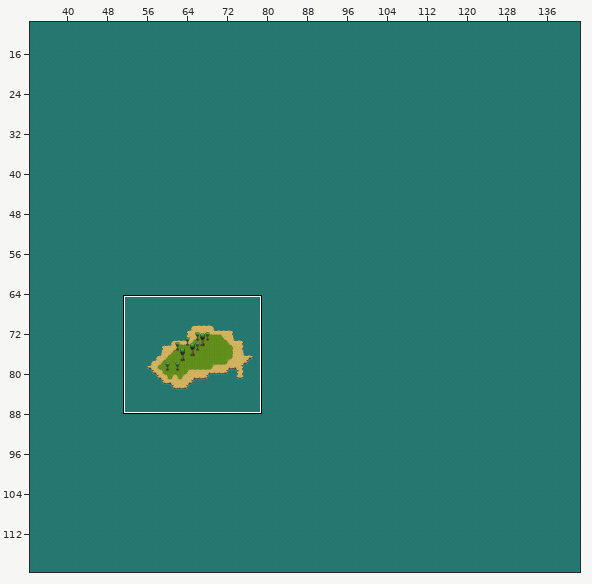
Tiled map, stored at semtb001MajorAssignment/android/assets/mapFiles/level4.tmx. The picture above shows the old version from afar; the outline marks the close-up.
Close-up. The starting point:
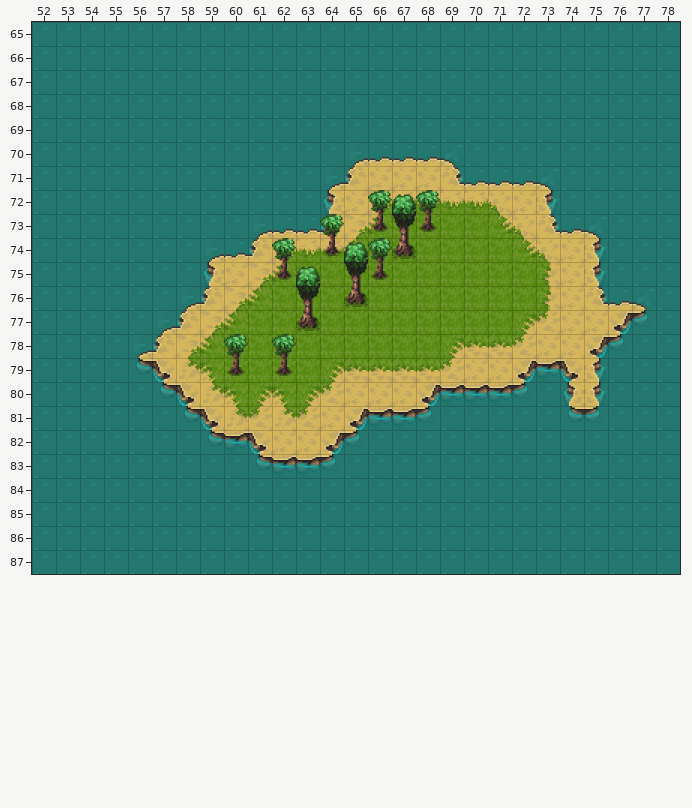
Cells are 32x32 px. Shown: x 52..78, y 65..87.
After the commit:
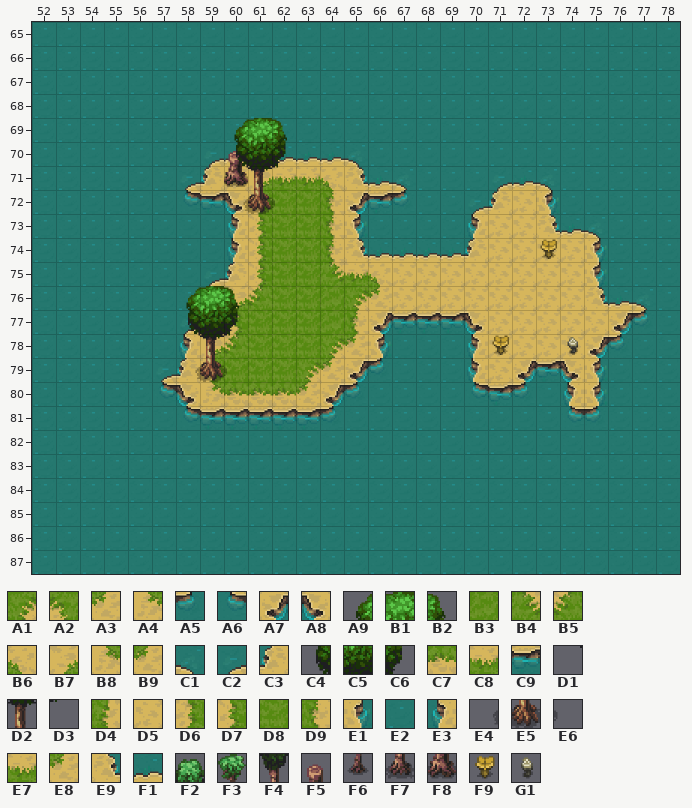
Key: from "!CL_DEMO_32x32": A1 7, A2 8, A3 9, A4 10, A5 15, A6 16, A7 17, A8 18, A9 36, B1 37, B2 38, B3 42, B4 47, B5 48, B6 49, B7 50, B8 51, B9 52, C1 55, C2 56, C3 58, C4 76, C5 77, C6 78, C7 88, C8 91, C9 96, D1 116, D2 117, D3 118, D4 127, D5 128, D6 129, D7 130, D8 131, D9 132, E1 135, E2 136, E3 137, E4 156, E5 157, E6 158, E7 168, E8 172, E9 175, F1 176, F2 262, F3 300, F4 302, F5 310, F6 340, F7 342, F8 350, F9 511, G1 513.
__ is an empty cell, ## one hidden under a higher layer.
Diff:
Layer "water":
y 71: x 59..63 E2 E2 E2 E2 E2 -> __ __ __ __ __; x 68 __ -> E2
y 72: x 61..63 E2 E2 E2 -> __ __ __; x 68..69 __ __ -> E2 E2
y 73: x 66..69 __ __ __ __ -> E2 E2 E2 E2
y 78..79: x 67..69 __ __ __ -> E2 E2 E2
y 80: x 66..67 __ __ -> E2 E2
y 82: x 62..63 __ __ -> E2 E2
Layer "grass":
y 70: x 59..60 __ __ -> C2 F1; x 62..69 __ __ __ C2 F1 F1 F1 C1 -> F1 F1 F1 C1 __ __ __ __
y 71: x 58..71 __ __ __ __ __ __ C2 C3 D5 D5 D5 E9 F1 F1 -> C2 C3 D5 B7 E7 E7 B6 E9 F1 C1 __ __ __ C2
y 72: x 58..71 __ __ __ __ __ __ E3 D5 B7 E7 E7 E7 E7 B6 -> A6 C9 A8 D7 D8 D8 D9 A7 C9 A5 __ __ C2 C3
y 73: x 60..72 __ C2 F1 F1 C3 B7 B5 D8 D8 D8 D8 B4 B6 -> E3 D7 D8 D8 D9 E1 __ __ __ __ E3 D5 D5
y 74: x 59..73 C2 F1 C3 B7 C8 C8 B5 D8 D8 D8 D8 D8 D8 B4 B6 -> __ E3 D7 D8 D8 D9 E9 F1 F1 F1 F1 C3 D5 D5 D5
y 75: x 59..62 E3 D5 B7 B5 -> C2 C3 D7 D8; x 64..73 D8 D8 D8 D8 D8 D8 D8 D8 D8 D4 -> B4 C8 B6 D5 D5 D5 D5 D5 D5 D5
y 76: x 58..59 C2 C3 -> __ E3; x 64..73 D8 D8 D8 D8 D8 D8 D8 D8 D8 D4 -> B3 A1 A3 D5 D5 D5 D5 D5 D5 D5
y 77: x 57..60 C2 C3 B7 B5 -> __ C2 ## D7; x 64..73 D8 D8 D8 D8 D8 D8 D8 D8 A1 A3 -> B3 D9 A7 C9 C9 C9 A8 D5 D5 D5
y 78: x 56..60 C2 C3 B7 B5 D8 -> __ __ E3 B7 B5; x 64..72 D8 D8 D8 D8 D8 A1 C7 C7 A3 -> A1 E8 E1 __ __ __ E3 D5 D5
y 79: x 56..59 A6 A8 A4 A2 -> __ C2 C3 D6; x 63..70 D8 A1 C7 C7 C7 C7 A3 D5 -> A1 E8 A7 A5 __ __ __ E3
y 80: x 60..70 A2 A1 A2 A1 A3 D5 D5 D5 A7 C9 C9 -> C7 C7 C7 E8 A7 A5 __ __ __ __ A6
y 81: x 59..68 A8 B8 B9 A4 E8 D5 A7 C9 C9 A5 -> C9 C9 C9 C9 C9 A5 __ __ __ __
y 82: x 59..65 A6 C9 A8 D5 D5 A7 A5 -> __ __ __ __ __ __ __
y 83: x 61..64 A6 C9 C9 A5 -> __ __ __ __
Layer "treeStump":
y 70: x 60 __ -> F5
y 71: x 60 __ -> F8
y 72: x 60..62 __ __ __ -> E4 E5 E6
y 73: x 66..68 F6 F4 F6 -> __ __ __
y 74: x 64 F6 -> __; x 67 F7 -> __
y 75: x 62 F6 -> __; x 65..66 F4 F6 -> __ __
y 76: x 63 F4 -> __; x 65 F7 -> __
y 77: x 63 F7 -> __
y 79: x 58..60 __ __ F6 -> E4 E5 E6; x 62 F6 -> __
Layer "treeLeaves":
y 69: x 60..62 __ __ __ -> A9 B1 B2
y 70: x 60..62 __ __ __ -> C4 C5 C6
y 71: x 60..62 __ __ __ -> D1 D2 D3
y 72: x 66..68 F3 F2 F3 -> __ __ __
y 73: x 64 F3 -> __
y 74: x 62 F3 -> __; x 65..66 F2 F3 -> __ __
y 75: x 63 F2 -> __
y 76: x 58..60 __ __ __ -> A9 B1 B2
y 77: x 58..60 __ __ __ -> C4 C5 C6
y 78: x 58..60 __ __ F3 -> D1 D2 D3; x 62 F3 -> __
Layer "trees":
y 74: x 73 __ -> F9
y 78: x 71 __ -> F9; x 74 __ -> G1
Boxes around the changes in both close-ups, in picture pixels (x1, y1, x2, y2):
changed: (131, 118, 578, 478)
